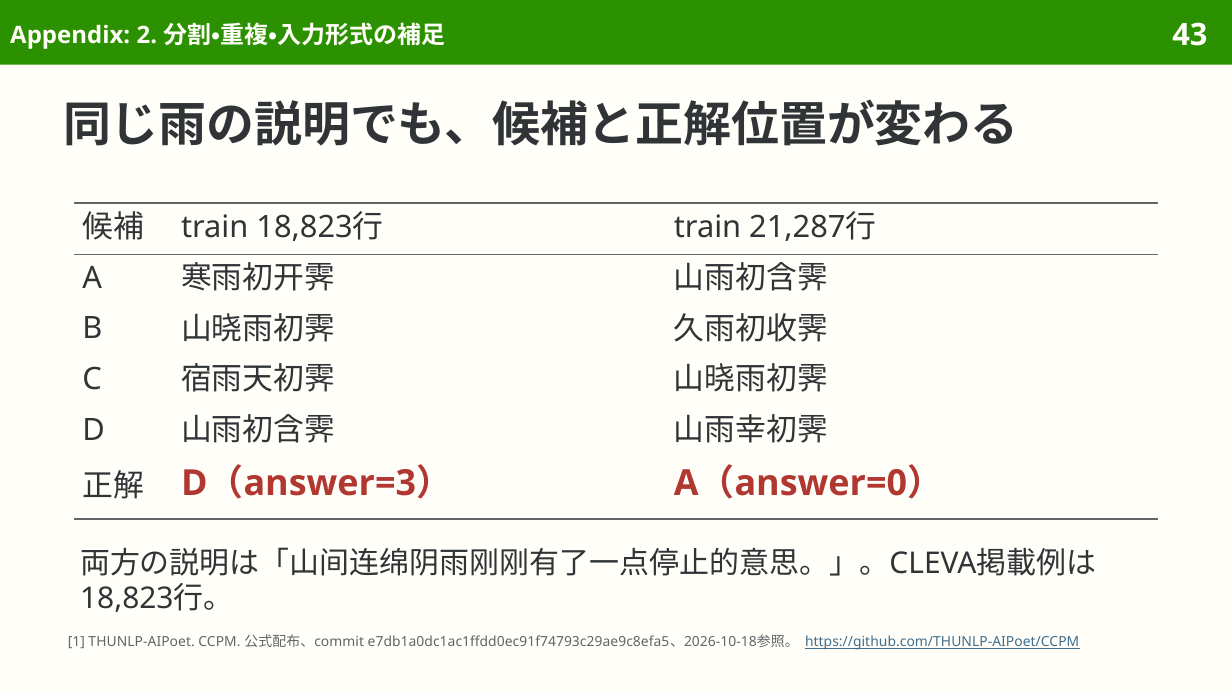
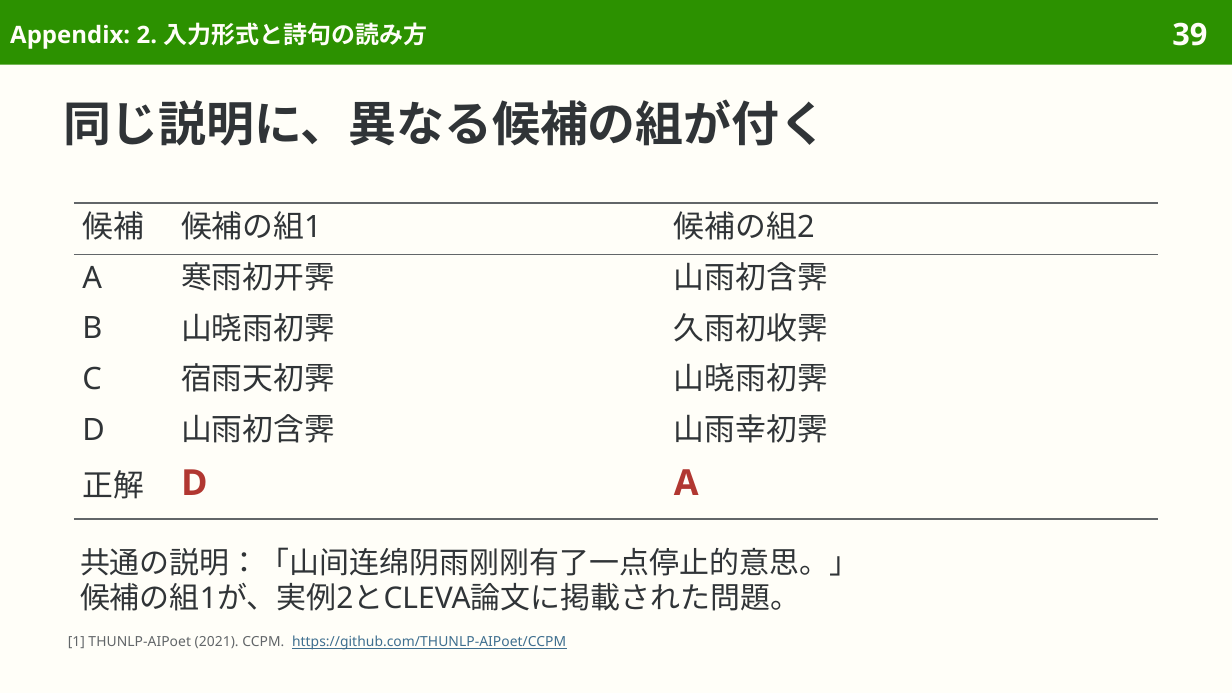
Before and after one commit to sasakiy84/datasets-in-10-minutes, a slide deck: slide 39 of slides/datasets-in-10-minutes-ccpm.pptx (slide 43 before the commit). Drawn at 1232x693 pixels with LibreOffice and Linux fonts; fonts in the diff are those of the drawing. Boxes give left, top, right and bottom in pixels: in the first picture for what was removed or moved away, otherwise in the second. Text is boxed around its words. In the diff, an @@ line names an element or a change of style, - is before the commit and + after.

Commit message:
Improve CCPM Japanese translations and reader-focused explanations

```diff
--- a/slides/datasets-in-10-minutes-ccpm.pptx
+++ b/slides/datasets-in-10-minutes-ccpm.pptx
@@ title at [10, 22, 428, 49]: text changed @@
-Appendix: 2. 分割・重複・入力形式の補足
+Appendix: 2. 入力形式と詩句の読み方
@@ page number at [1172, 22, 1207, 46]: text changed @@
-43
+39
@@ title at [63, 99, 827, 146]: text changed @@
-同じ雨の説明でも、候補と正解位置が変わる
+同じ説明に、異なる候補の組が付く
@@ table at [74, 203, 1158, 519] @@
-row 1, column 2: train 18,823行
+row 1, column 2: 候補の組1
-row 1, column 3: train 21,287行
+row 1, column 3: 候補の組2
-row 6, column 2: D（answer=3）
+row 6, column 2: D
-row 6, column 3: A（answer=0）
+row 6, column 3: A
@@ text at [80, 547, 859, 611]: text changed @@
-両方の説明は「山间连绵阴雨刚刚有了一点停止的意思。」。CLEVA掲載例は18,823行。
+共通の説明：「山间连绵阴雨刚刚有了一点停止的意思。」
+候補の組1が、実例2とCLEVA論文に掲載された問題。
@@ text at [68, 635, 566, 650]: text changed; text colour #626669 to #3F6F8F @@
-[1] THUNLP-AIPoet. CCPM. 公式配布、commit e7db1a0dc1ac1ffdd0ec91f74793c29ae9c8efa5、2026-10-18参照。 https://github.com/THUNLP-AIPoet/CCPM
+[1] THUNLP-AIPoet (2021). CCPM. https://github.com/THUNLP-AIPoet/CCPM
```
Also in this commit, not shown: 32 other slides changed, 7 slides removed, 33 other files.
